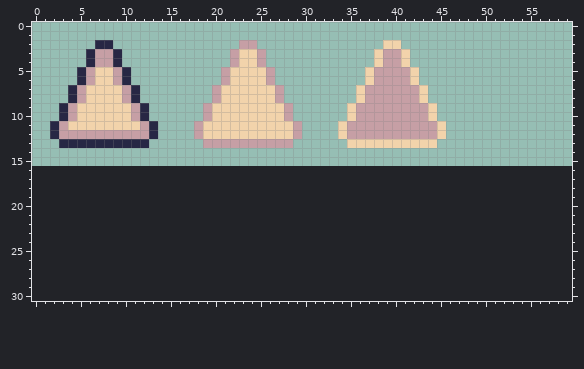
Pixel-art sprite -- TacTic/Art/Triangle.png. The first picture shows the starting point.
The file is 64x16 pixels. Shown: x 0..59, y 0..30. The old version is drawn lined up with the new one, on the new canvas.
After:
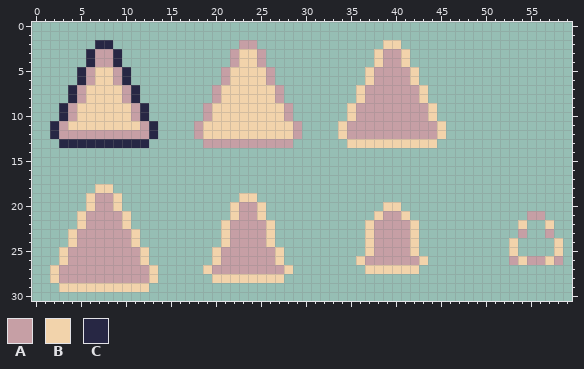
Palette (. is transparent): A #c69fa5  B #f2d3ab  C #272744
What changed:
canvas 64x16 -> 64x64
y 18: x 7..8 .. -> BB
y 19: x 6..9 .... -> BAAB; x 23..24 .. -> BB
y 20: x 6..9 .... -> BAAB; x 22..25 .... -> BAAB; x 39..40 .. -> BB
y 21: x 5..10 ...... -> BAAAAB; x 22..25 .... -> BAAB; x 38..41 .... -> BAAB; x 55..56 .. -> AA
y 22: x 5..10 ...... -> BAAAAB; x 21..26 ...... -> BAAAAB; x 37..42 ...... -> BAAAAB; x 54 . -> B; x 57 . -> B
y 23: x 4..11 ........ -> BAAAAAAB; x 21..26 ...... -> BAAAAB; x 37..42 ...... -> BAAAAB; x 54 . -> A; x 57 . -> A
y 24: x 4..11 ........ -> BAAAAAAB; x 21..26 ...... -> BAAAAB; x 37..42 ...... -> BAAAAB; x 53 . -> B; x 58 . -> B
y 25: x 3..12 .......... -> BAAAAAAAAB; x 20..27 ........ -> BAAAAAAB; x 37..42 ...... -> BAAAAB; x 53 . -> B; x 58 . -> B
y 26: x 3..12 .......... -> BAAAAAAAAB; x 20..27 ........ -> BAAAAAAB; x 36..43 ........ -> BAAAAAAB; x 53..58 ...... -> ABAABA
y 27: x 2..13 ............ -> BAAAAAAAAAAB; x 19..28 .......... -> BAAAAAAAAB; x 37..42 ...... -> BBBBBB
y 28: x 2..13 ............ -> BAAAAAAAAAAB; x 20..27 ........ -> BBBBBBBB
y 29: x 3..12 .......... -> BBBBBBBBBB
Changed places in both pictures, as pixel boxes (x1, y1, x2, y2):
added: (50, 184, 158, 292)
added: (203, 193, 293, 283)
added: (356, 202, 428, 274)
added: (509, 211, 563, 265)
